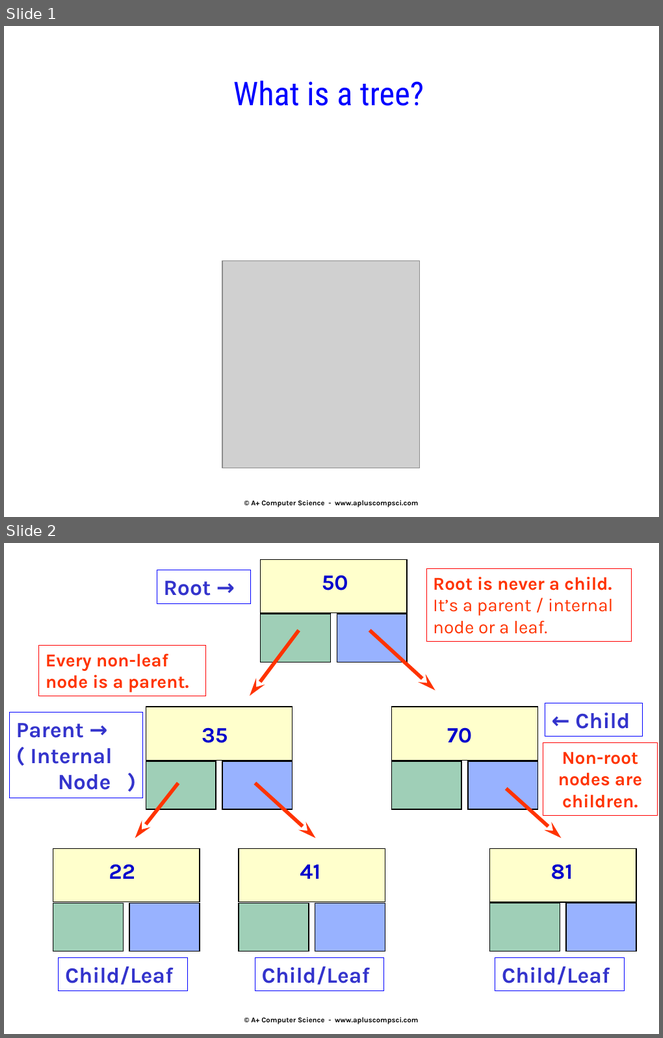
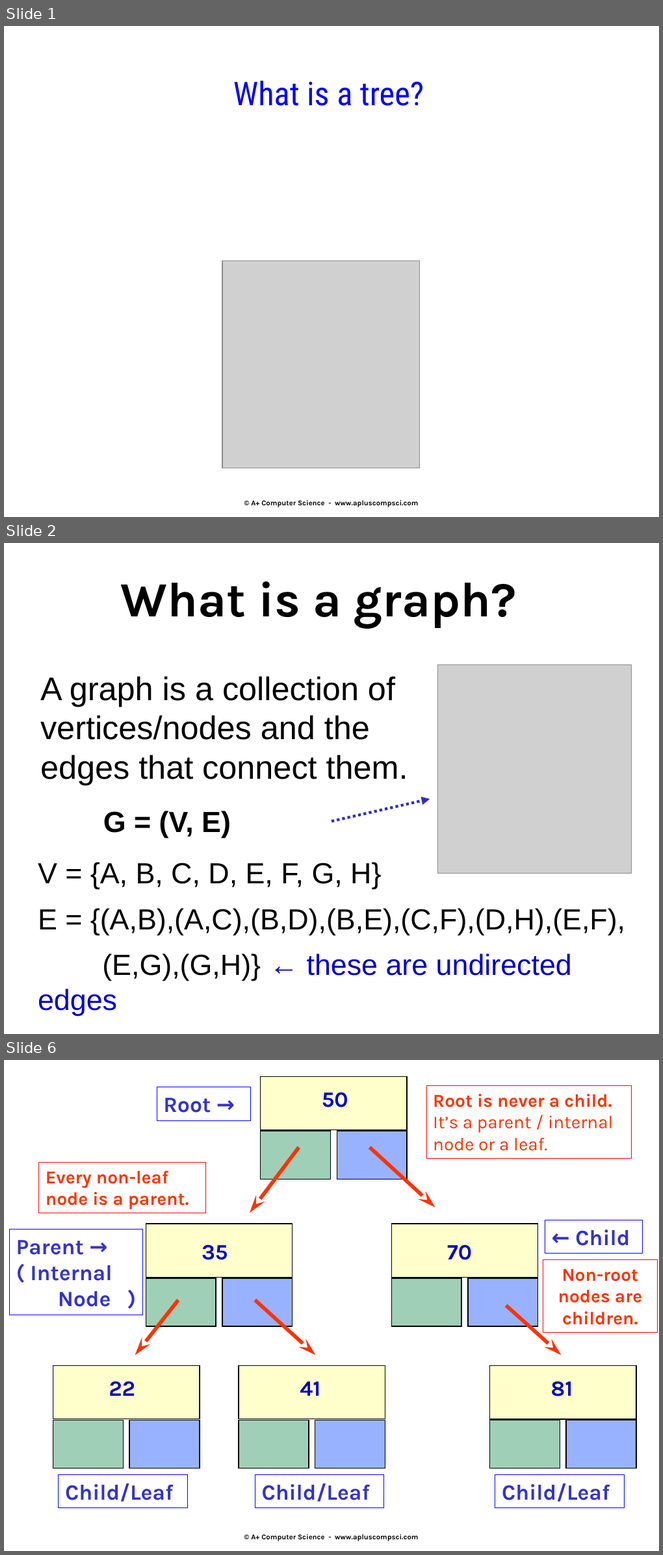
Before and after one commit to Cy-FairCS/cs3, a slide deck: u08a_bTrees/notes/_a - Classifying binary trees and Tree Traversal.pptx. Shown one above the other, each under a label of ours: slides 1 and 2 before the commit, slides 1, 2 and 6 after it; the slides between them are not shown. The pictures are 663x1038 and 663x1555 pixels, drawn with LibreOffice and Linux fonts; fonts in the diff are those of the drawing; grey boxes stand for pictures. Boxes give left, top, right and bottom in pixels: in the first picture for what was removed or moved away, otherwise in the second. Text is boxed around its words. In the diff, an @@ line names an element or a change of style, - is before the commit and + after.

```diff
--- a/u08a_bTrees/notes/_a - Classifying binary trees and Tree Traversal.pptx
+++ b/u08a_bTrees/notes/_a - Classifying binary trees and Tree Traversal.pptx
@@ slide 2 added at (4,543,659,1034), background #FFFFFF @@
@@ text added at (121,581,517,629), 54 pt, text #000000, bold @@
+What is a graph?
@@ text added at (40,676,408,785), 36 pt, text #000000 @@
+A graph is a collection of vertices/nodes and the edges that connect them.
@@ picture added at (438,665,632,874) @@
@@ text added at (38,811,625,1016), 32 pt, text #000000 @@
+G = (V, E)
+V = {A, B, C, D, E, F, G, H}
+E = {(A,B),(A,C),(B,D),(B,E),(C,F),(D,H),(E,F),
+(E,G),(G,H)} ← these are undirected edges
@@ arrow added from (332, 821) to (430, 799), #2E2ECB 3 pt dashed @@
@@ what was slide 2 is now slide 6 @@
```
Also in this commit, not shown: 1 slide changed, 4 other slides added.
